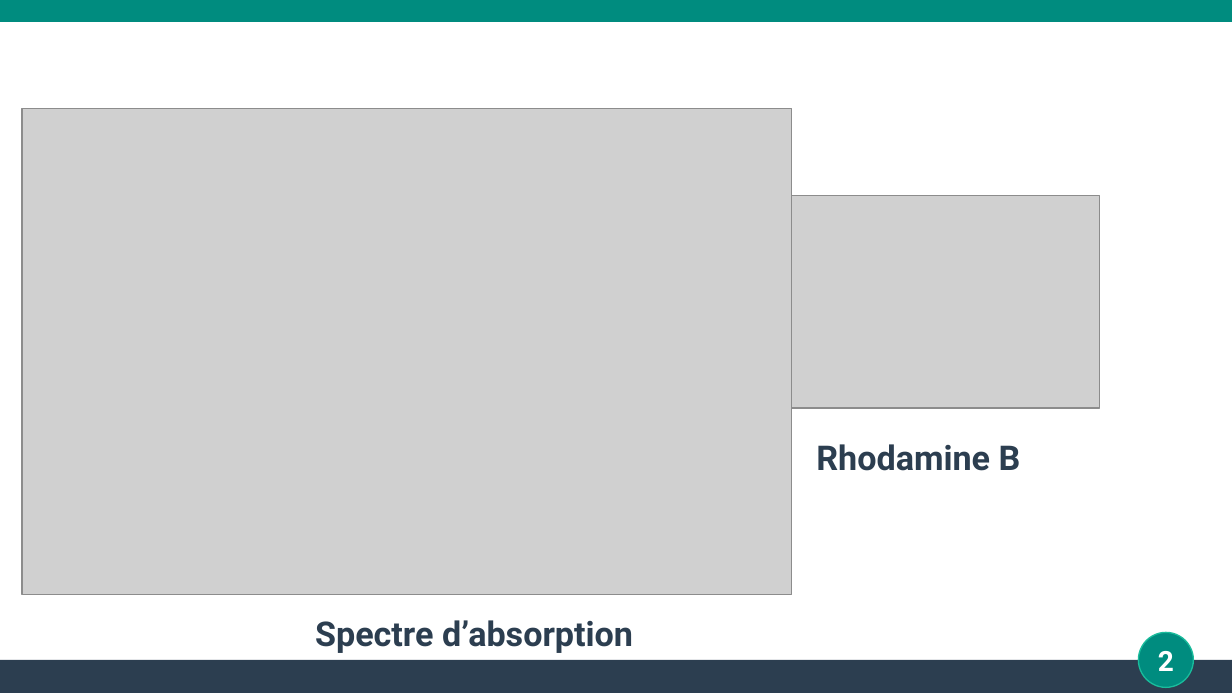
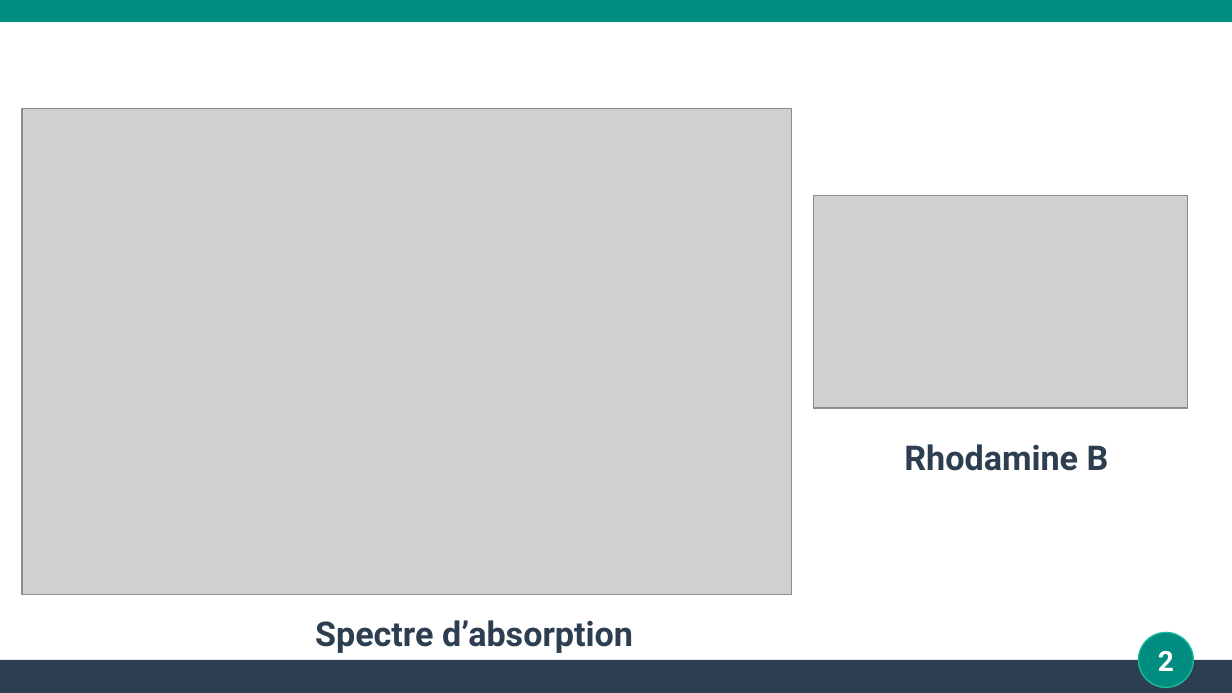
Before and after one commit to stoleks/Agregat-2022, a slide deck: slide 2 of LP/21-absorption_emission/absorption_emission.odp. Drawn at 1232x693 pixels with LibreOffice and Linux fonts; fonts in the diff are those of the drawing; grey boxes stand for pictures; background and template pictures are left out. Boxes give left, top, right and bottom in pixels: in the first picture for what was removed or moved away, otherwise in the second. Text is boxed around its words. In the diff, an @@ line names an element or a change of style, - is before the commit and + after.

```diff
--- a/LP/21-absorption_emission/absorption_emission.odp
+++ b/LP/21-absorption_emission/absorption_emission.odp
@@ picture: place and size @@
-picture at (727, 196, 1101, 408)
+picture at (814, 196, 1188, 408)
@@ text "Rhodamine B": place and size @@
-text "Rhodamine B" at (816, 444, 1021, 471)
+text "Rhodamine B" at (904, 444, 1109, 471)
```
Also in this commit, not shown: 6 other files.
